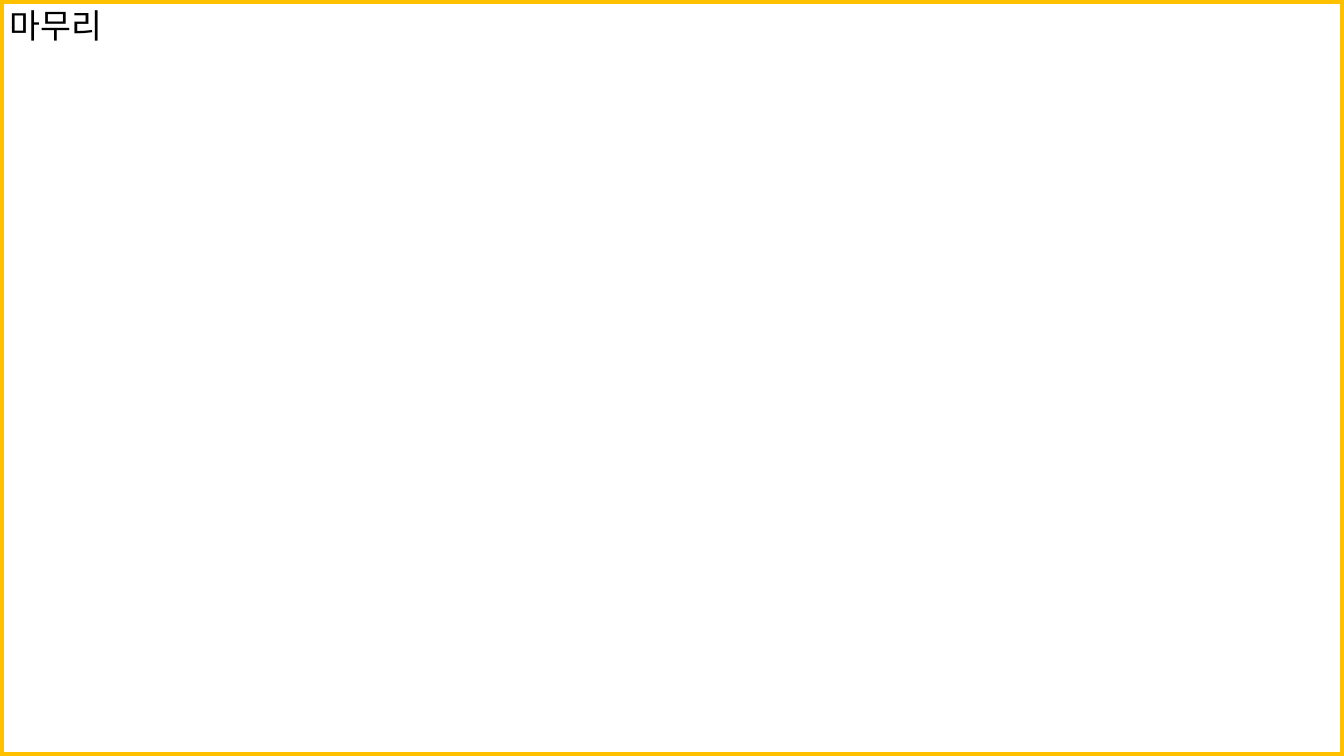
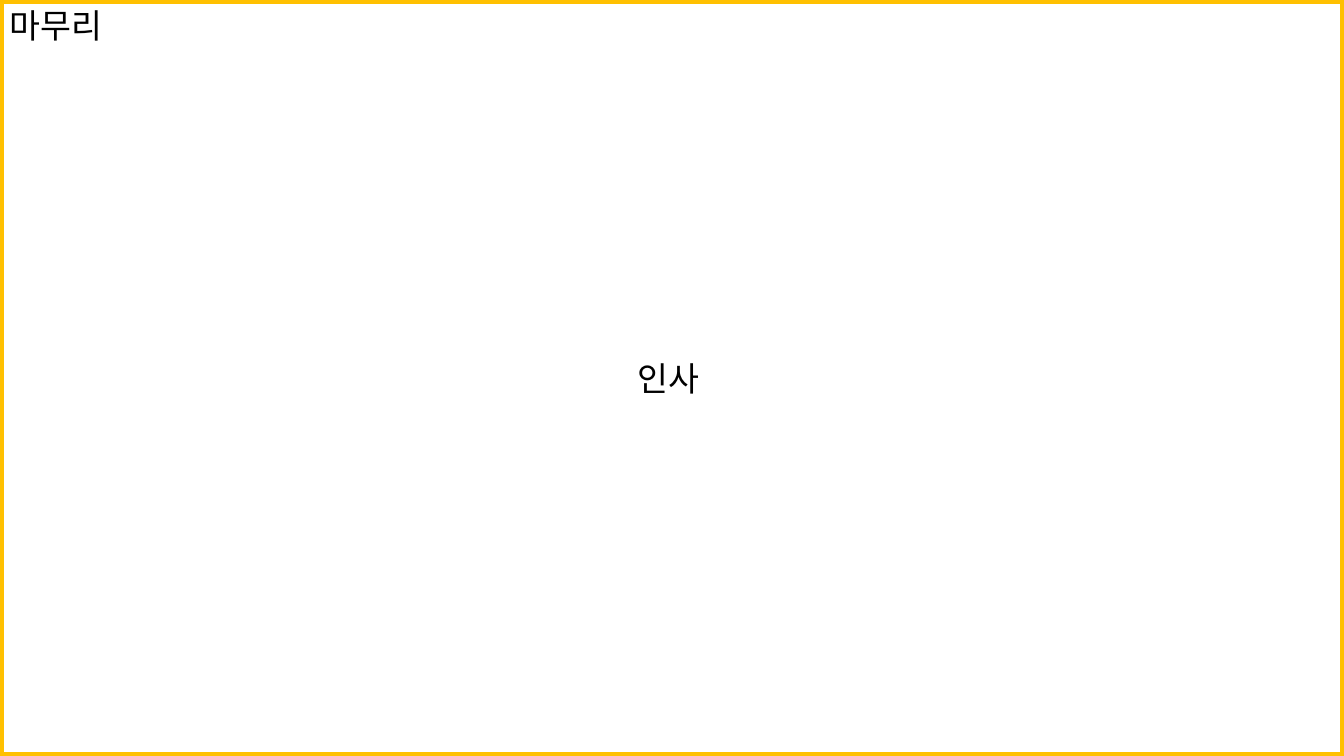
Before and after one commit to 909ma/ATM-System-using-by-C-Language, a slide deck: slide 17 of 기타/발표 자료/메인 발표 시트(양식 이대로 안 합니다, 빨리 짠다고 진짜 골자만 짠 거에요. 그냥 텍스트만 보시고 이렇게 있구나 하시면 도비니다).pptx (slide 16 before the commit). Drawn at 1344x756 pixels with LibreOffice and Linux fonts; fonts in the diff are those of the drawing. Boxes give left, top, right and bottom in pixels: in the first picture for what was removed or moved away, otherwise in the second. Text is boxed around its words. In the diff, an @@ line names an element or a change of style, - is before the commit and + after.

```diff
--- a/기타/발표 자료/메인 발표 시트(양식 이대로 안 합니다, 빨리 짠다고 진짜 골자만 짠 거에요. 그냥 텍스트만 보시고 이렇게 있구나 하시면 도비니다).pptx
+++ b/기타/발표 자료/메인 발표 시트(양식 이대로 안 합니다, 빨리 짠다고 진짜 골자만 짠 거에요. 그냥 텍스트만 보시고 이렇게 있구나 하시면 도비니다).pptx
@@ text added at bbox=[638, 363, 700, 394], 24 pt, text #000000 @@
+인사
```
Also in this commit, not shown: 1 other slide changed, 1 slide added.
